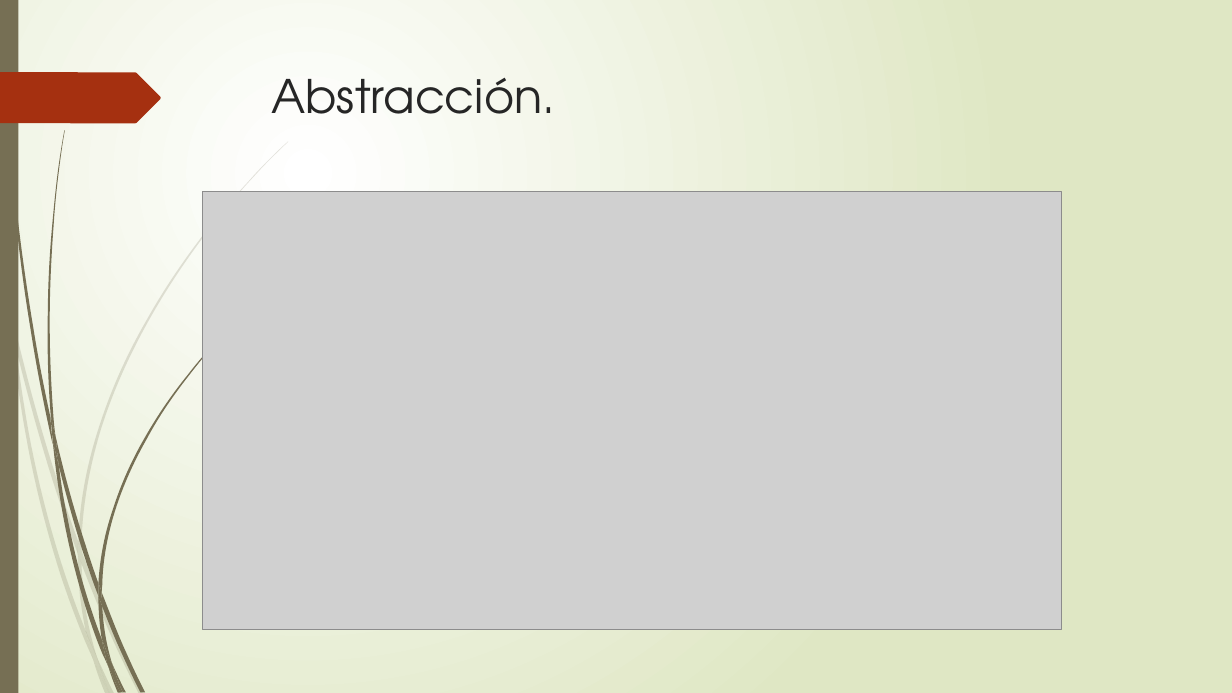
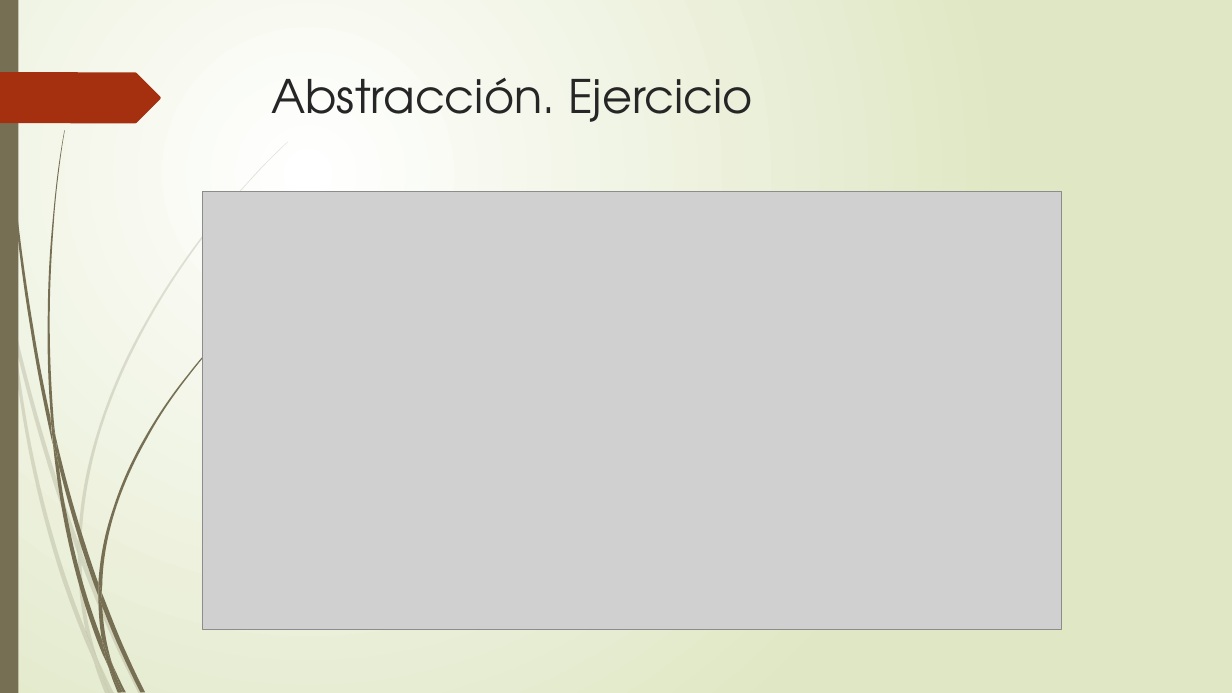
Before and after one commit to webferrol/php, a slide deck: slide 5 of poo/poo_sesion_6/POO_sesion_6.pptx (slide 4 before the commit). Drawn at 1232x693 pixels with LibreOffice and Linux fonts; fonts in the diff are those of the drawing; grey boxes stand for pictures. Boxes give left, top, right and bottom in pixels: in the first picture for what was removed or moved away, otherwise in the second. Text is boxed around its words. In the diff, an @@ line names an element or a change of style, - is before the commit and + after.

```diff
--- a/poo/poo_sesion_6/POO_sesion_6.pptx
+++ b/poo/poo_sesion_6/POO_sesion_6.pptx
@@ title at box(271, 78, 753, 122): text changed @@
-Abstracción.
+Abstracción. Ejercicio
```
Also in this commit, not shown: 1 other slide changed, 1 slide added, 2 other files.
